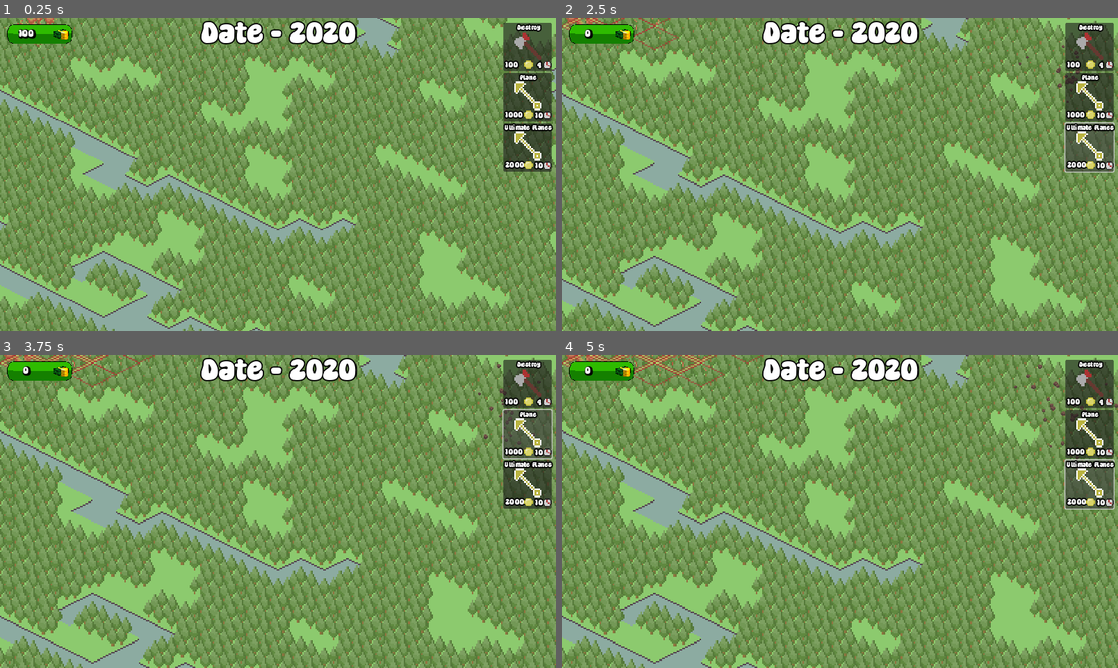
Above: before the commit, frames 1-4 (two rows, left to right).
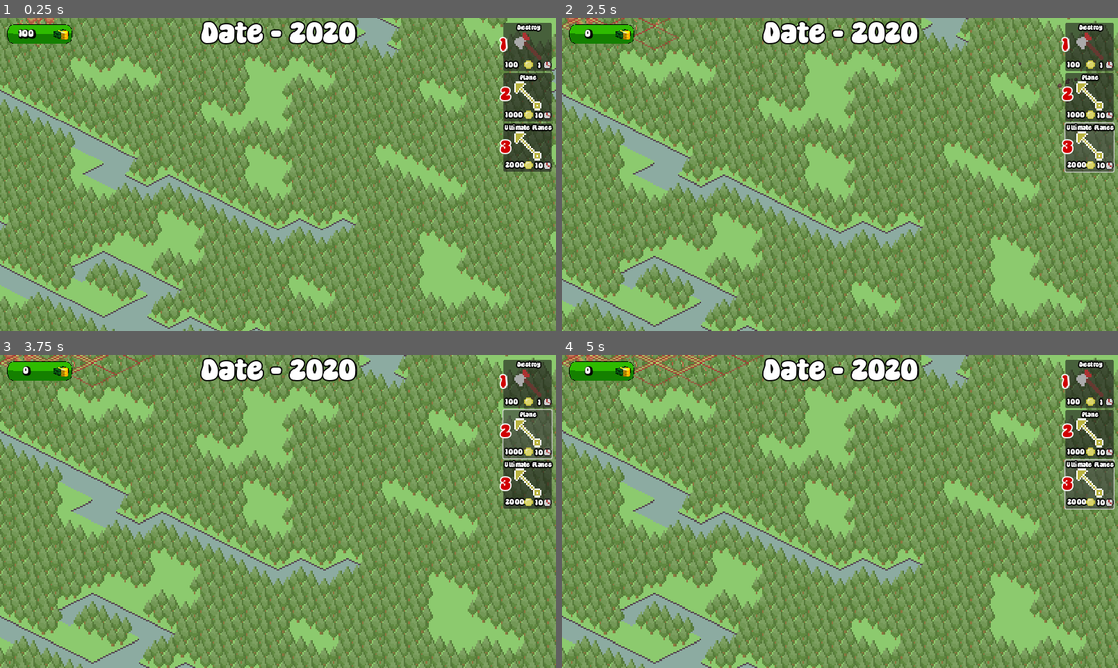
Above: after the commit, the same moments.

Repository: ManechLepage/BHX8.0
Game: Godot game, scene res://Scenes/testing1.tscn
Two runs of this game, one before a commit and one after it. Both use one fixed random seed, a clock stepped at 60 frames per second and the inputs below.
Inputs:
- Up to frame 1 (0.25 s): no input
- Up to frame 2 (2.5 s): click "Destroy" at 0.5 s; click "Plane" at 1.25 s; click "Ultimate Planes" at 2 s
- Up to frame 3 (3.75 s): click "Destroy" at 2.75 s; click "Plane" at 3.5 s
- Up to frame 4 (5 s): click "Ultimate Planes" at 4.25 s

The runs differ from the first frame. In frame 1, 0.3% of the frame differs, in the area x 89-98%, y 6-44%; in frame 2, 0.4%; in frame 3, 0.5%; in frame 4, 0.6%, in the area x 25-100%, y 0-44%.

Commit message:
JICLATION

Diff:
--- a/bhx/Resources/Destroy.tres
+++ b/bhx/Resources/Destroy.tres
@@ -5,7 +5,7 @@
 
 [resource]
 script = ExtResource("1_iy5gc")
-duration = 4.0
+duration = 1.0
 cost = 100
 sprite = ExtResource("2_n8831")
 name = "Destroy"
--- a/bhx/Scenes/UI.tscn
+++ b/bhx/Scenes/UI.tscn
@@ -97,7 +97,7 @@
 offset_right = 0.0159912
 texture = ExtResource("4_jcmds")
 
-[node name="Label" type="Label" parent="."]
+[node name="Title" type="Label" parent="."]
 layout_mode = 1
 anchors_preset = 5
 anchor_left = 0.5
@@ -110,4 +110,37 @@
 theme_override_font_sizes/font_size = 60
 text = "Date - 2020"
 
+[node name="1" type="Label" parent="."]
+layout_mode = 0
+offset_left = 1035.0
+offset_top = 42.0
+offset_right = 1075.0
+offset_bottom = 74.0
+theme_override_colors/font_color = Color(0.81502, 3.58574e-06, 7.70092e-07, 1)
+theme_override_colors/font_outline_color = Color(1, 1, 1, 1)
+theme_override_font_sizes/font_size = 36
+text = "1"
+
+[node name="2" type="Label" parent="."]
+layout_mode = 0
+offset_left = 1035.0
+offset_top = 145.0
+offset_right = 1075.0
+offset_bottom = 177.0
+theme_override_colors/font_color = Color(0.81502, 3.58574e-06, 7.70092e-07, 1)
+theme_override_colors/font_outline_color = Color(1, 1, 1, 1)
+theme_override_font_sizes/font_size = 36
+text = "2"
+
+[node name="3" type="Label" parent="."]
+layout_mode = 0
+offset_left = 1035.0
+offset_top = 254.0
+offset_right = 1075.0
+offset_bottom = 286.0
+theme_override_colors/font_color = Color(0.81502, 3.58574e-06, 7.70092e-07, 1)
+theme_override_colors/font_outline_color = Color(1, 1, 1, 1)
+theme_override_font_sizes/font_size = 36
+text = "3"
+
 [connection signal="timeout" from="money/Money/Money_timer" to="money" method="_on_money_timer_timeout"]
--- /dev/null
+++ b/bhx/Scenes/sound.tscn
@@ -0,0 +1,10 @@
+[gd_scene load_steps=3 format=3 uid="uid://dygxni3b3gbqs"]
+
+[ext_resource type="Script" path="res://Scripts/sound.gd" id="1_1gp7m"]
+[ext_resource type="AudioStream" uid="uid://bfb7g6xvpgl4r" path="res://Sounds/jicleur.wav" id="2_5hkww"]
+
+[node name="Sound" type="Node"]
+script = ExtResource("1_1gp7m")
+
+[node name="Jicleur" type="AudioStreamPlayer" parent="."]
+stream = ExtResource("2_5hkww")
--- a/bhx/Scripts/input_manager.gd
+++ b/bhx/Scripts/input_manager.gd
@@ -37,13 +37,14 @@
 	new_jicleur.global_position = get_global_mouse_position()
 	add_child(new_jicleur)
 	new_jicleur.emitting = true
-	await get_tree().create_timer(4.0).timeout
+	await get_tree().create_timer(1.0).timeout
 	new_jicleur.emitting = false
 	return new_jicleur.global_position
 
 func destroy() -> void:
 	var coords: Vector2i = tilemap.ground.local_to_map(get_global_mouse_position()) + tilemap.offset
 	if tilemap.get_tile_from_position(tilemap.map, coords).type == Game.TileType.FOREST:
+		Sound.jicle()
 		var position_jic = await duplicate_jicleur()
 		if coords.y % 2 == 0:
 			coords += Vector2i(0, 1)
--- /dev/null
+++ b/bhx/Scripts/sound.gd
@@ -0,0 +1,5 @@
+extends Node
+@onready var jicleur: AudioStreamPlayer = $Jicleur
+
+func jicle() -> void:
+	jicleur.play()
--- a/bhx/Scripts/ui.gd
+++ b/bhx/Scripts/ui.gd
@@ -17,6 +17,14 @@
 		elif i == 2:
 			actions_list.get_child(i).pressed.connect(plane_ultimate)
 
+func _input(event: InputEvent) -> void:
+	if Input.is_action_just_pressed("1"):
+		destroy()
+	elif Input.is_action_just_pressed("2"):
+		plane()
+	elif Input.is_action_just_pressed("3"):
+		plane_ultimate()
+
 func destroy() -> void:
 	if money.money - events[0].cost >= 0:
 		money.money -= events[0].cost
--- /dev/null
+++ b/bhx/default_bus_layout.tres
@@ -0,0 +1,15 @@
+[gd_resource type="AudioBusLayout" format=3 uid="uid://xdvveen7xjcd"]
+
+[resource]
+bus/1/name = &"Music"
+bus/1/solo = false
+bus/1/mute = false
+bus/1/bypass_fx = false
+bus/1/volume_db = 0.0
+bus/1/send = &"Master"
+bus/2/name = &"SFX"
+bus/2/solo = false
+bus/2/mute = false
+bus/2/bypass_fx = true
+bus/2/volume_db = 0.0
+bus/2/send = &"Master"
--- a/bhx/project.godot
+++ b/bhx/project.godot
@@ -18,6 +18,7 @@
 [autoload]
 
 Gamemanager="*res://Scripts/gamemanager.gd"
+Sound="*res://Scenes/sound.tscn"
 
 [display]
 
@@ -35,13 +36,26 @@
 "events": [Object(InputEventKey,"resource_local_to_scene":false,"resource_name":"","device":-1,"window_id":0,"alt_press …(192 unchanged characters)…
 ]
 }
-Test1={
-"deadzone": 0.5,
-"events": [Object(InputEventKey,"resource_local_to_scene":false,"resource_name":"","device":-1,"window_id":0,"alt_pressed":false,"shift_pressed":false,"ctrl_pressed":false,"meta_pressed":false,"pressed":false,"keycode":0,"physical_keycode":4194439,"key_label":0,"unicode":0,"location":0,"echo":false,"script":null)
-]
-}
 Click={
 "deadzone": 0.5,
 "events": [Object(InputEventMouseButton,"resource_local_to_scene":false,"resource_name":"","device":-1,"window_id":0,"a …(254 unchanged characters)…
 ]
 }
+1={
+"deadzone": 0.5,
+"events": [Object(InputEventKey,"resource_local_to_scene":false,"resource_name":"","device":-1,"window_id":0,"alt_pressed":false,"shift_pressed":false,"ctrl_pressed":false,"meta_pressed":false,"pressed":false,"keycode":0,"physical_keycode":49,"key_label":0,"unicode":49,"location":0,"echo":false,"script":null)
+, Object(InputEventKey,"resource_local_to_scene":false,"resource_name":"","device":-1,"window_id":0,"alt_pressed":false,"shift_pressed":false,"ctrl_pressed":false,"meta_pressed":false,"pressed":false,"keycode":0,"physical_keycode":4194439,"key_label":0,"unicode":49,"location":0,"echo":false,"script":null)
+]
+}
+2={
+"deadzone": 0.5,
+"events": [Object(InputEventKey,"resource_local_to_scene":false,"resource_name":"","device":-1,"window_id":0,"alt_pressed":false,"shift_pressed":false,"ctrl_pressed":false,"meta_pressed":false,"pressed":false,"keycode":0,"physical_keycode":50,"key_label":0,"unicode":50,"location":0,"echo":false,"script":null)
+, Object(InputEventKey,"resource_local_to_scene":false,"resource_name":"","device":-1,"window_id":0,"alt_pressed":false,"shift_pressed":false,"ctrl_pressed":false,"meta_pressed":false,"pressed":false,"keycode":0,"physical_keycode":4194440,"key_label":0,"unicode":50,"location":0,"echo":false,"script":null)
+]
+}
+3={
+"deadzone": 0.5,
+"events": [Object(InputEventKey,"resource_local_to_scene":false,"resource_name":"","device":-1,"window_id":0,"alt_pressed":false,"shift_pressed":false,"ctrl_pressed":false,"meta_pressed":false,"pressed":false,"keycode":0,"physical_keycode":51,"key_label":0,"unicode":51,"location":0,"echo":false,"script":null)
+, Object(InputEventKey,"resource_local_to_scene":false,"resource_name":"","device":-1,"window_id":0,"alt_pressed":false,"shift_pressed":false,"ctrl_pressed":false,"meta_pressed":false,"pressed":false,"keycode":0,"physical_keycode":4194441,"key_label":0,"unicode":51,"location":0,"echo":false,"script":null)
+]
+}
Not shown, added: bhx/Sounds/jicleur.wav.import
Not shown, added: bhx/Sounds/jicleur.wav
